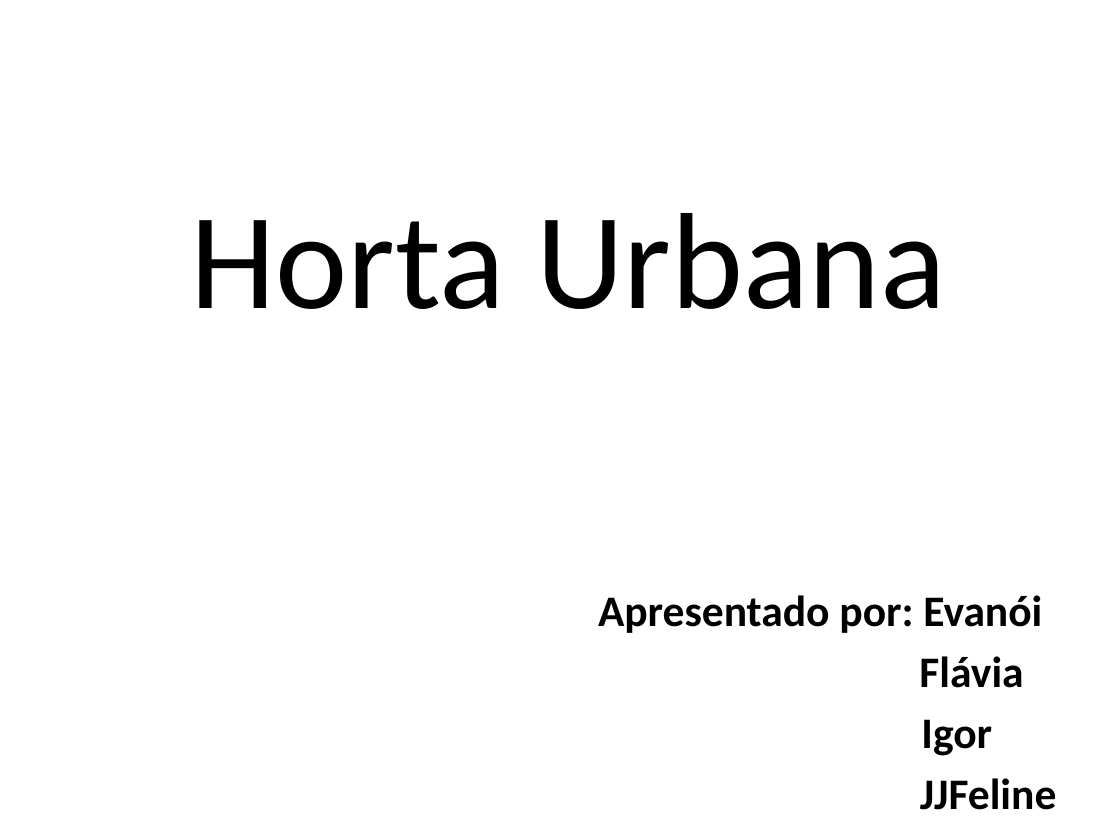
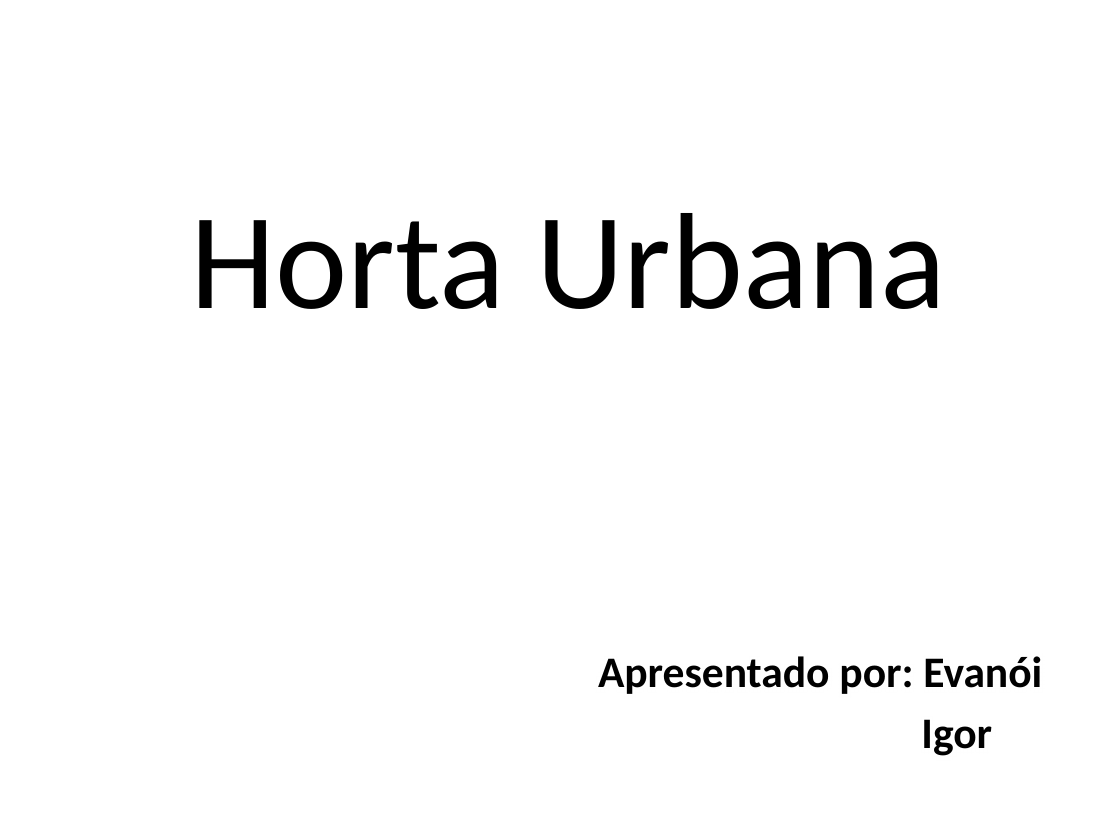
Before and after one commit to IgoRenatoo/JS-Proz-HortaUrbana, a slide deck: slide 1 of presentation.pptx. Drawn at 1120x840 pixels with LibreOffice and Linux fonts; fonts in the diff are those of the drawing; background and template pictures are left out. Boxes give left, top, right and bottom in pixels: in the first picture for what was removed or moved away, otherwise in the second. Text is boxed around its words. In the diff, an @@ line names an element or a change of style, - is before the commit and + after.

```diff
--- a/presentation.pptx
+++ b/presentation.pptx
@@ subtitle at box(919, 656, 1023, 688): paragraph removed @@
-Flávia
@@ subtitle at box(920, 778, 1057, 810): paragraph removed @@
-JJFeline
```
Also in this commit, not shown: 4 other slides changed, 2 slides removed, 7 other files.
